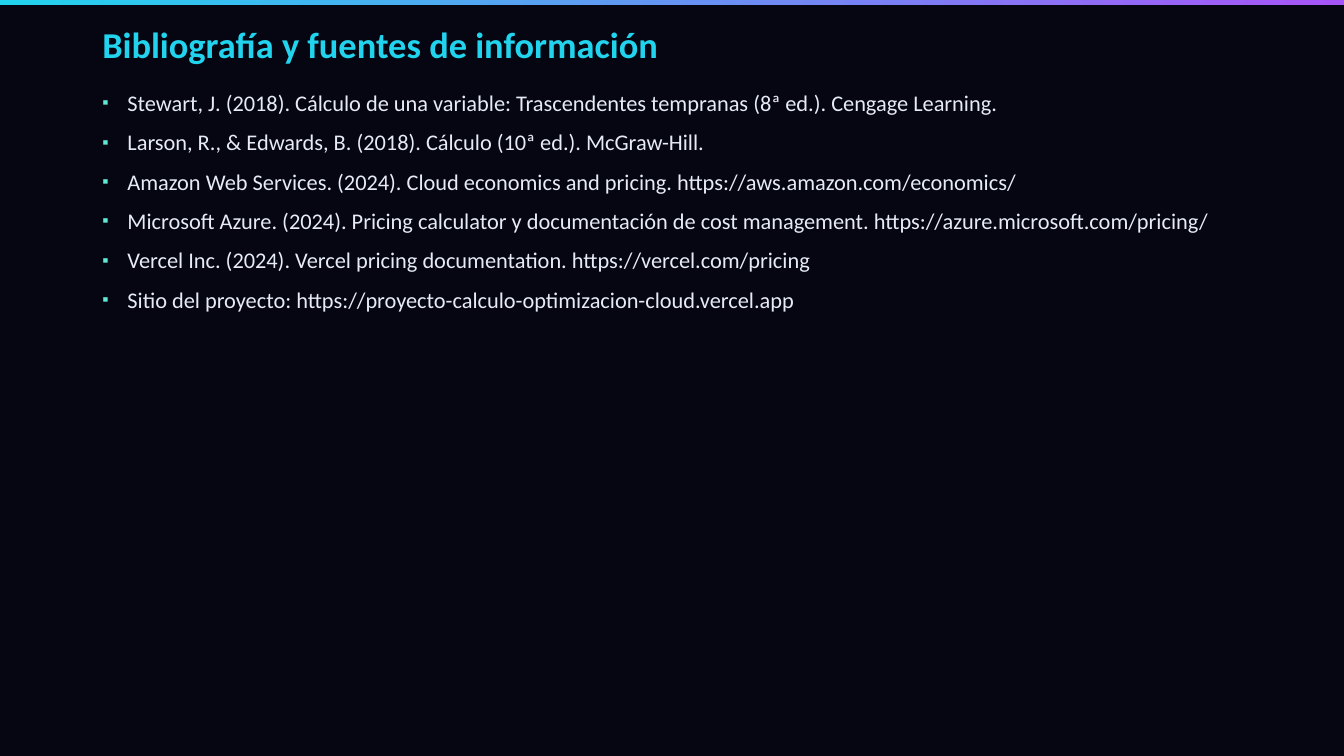
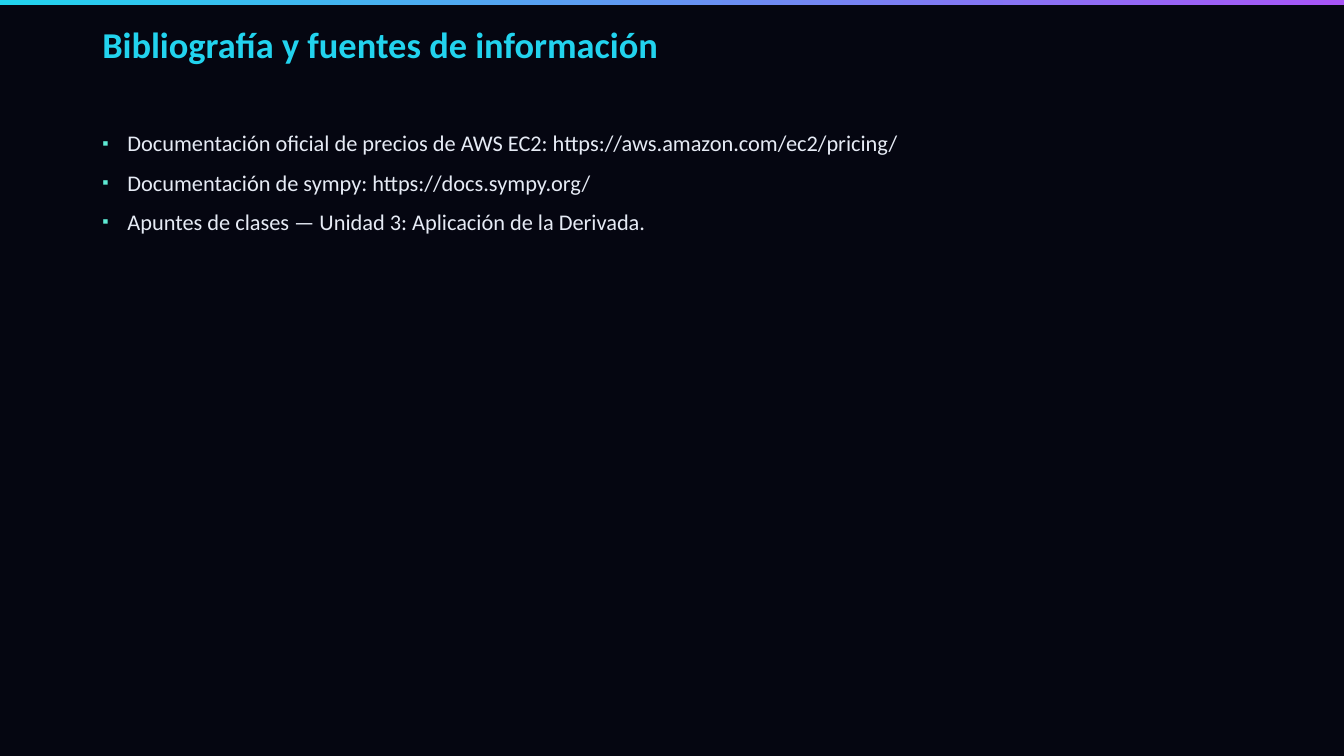
Before and after one commit to acarrascov/proyecto-calculo-optimizacion-cloud, a slide deck: slide 14 of Presentación Proyecto.pptx. Drawn at 1344x756 pixels with LibreOffice and Linux fonts; fonts in the diff are those of the drawing. Boxes give left, top, right and bottom in pixels: in the first picture for what was removed or moved away, otherwise in the second. Text is boxed around its words. In the diff, an @@ line names an element or a change of style, - is before the commit and + after.

Commit message:
Quitar referencia de Stewart de la bibliografia (sitio y PPT), sincronizar las 3 fuentes restantes en ambos

```diff
--- a/Presentación Proyecto.pptx
+++ b/Presentación Proyecto.pptx
@@ text at [127,135,898,234]: text changed @@
-▪ Stewart, J. (2018). Cálculo de una variable: Trascendentes tempranas (8ª ed.). Cengage Learning.
-▪ Larson, R., & Edwards, B. (2018). Cálculo (10ª ed.). McGraw-Hill.
-▪ Amazon Web Services. (2024). Cloud economics and pricing. https://aws.amazon.com/economics/
-▪ Microsoft Azure. (2024). Pricing calculator y documentación de cost management. https://azure.microsoft.com/pricing/
-▪ Vercel Inc. (2024). Vercel pricing documentation. https://vercel.com/pricing
-▪ Sitio del proyecto: https://proyecto-calculo-optimizacion-cloud.vercel.app
+▪ Documentación oficial de precios de AWS EC2: https://aws.amazon.com/ec2/pricing/
+▪ Documentación de sympy: https://docs.sympy.org/
+▪ Apuntes de clases — Unidad 3: Aplicación de la Derivada.
```
Also in this commit, not shown: 4 other slides changed, 2 other files.
